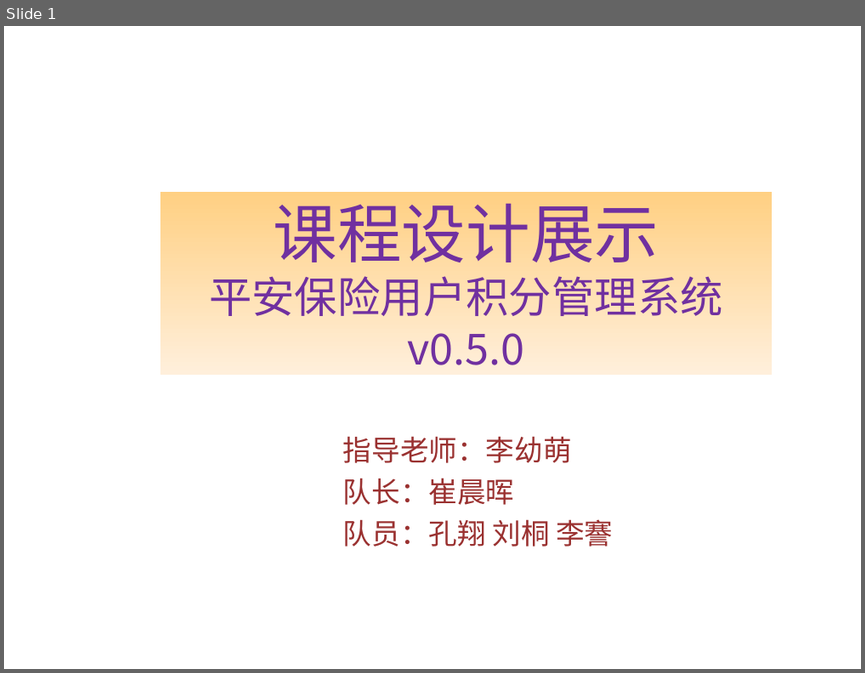
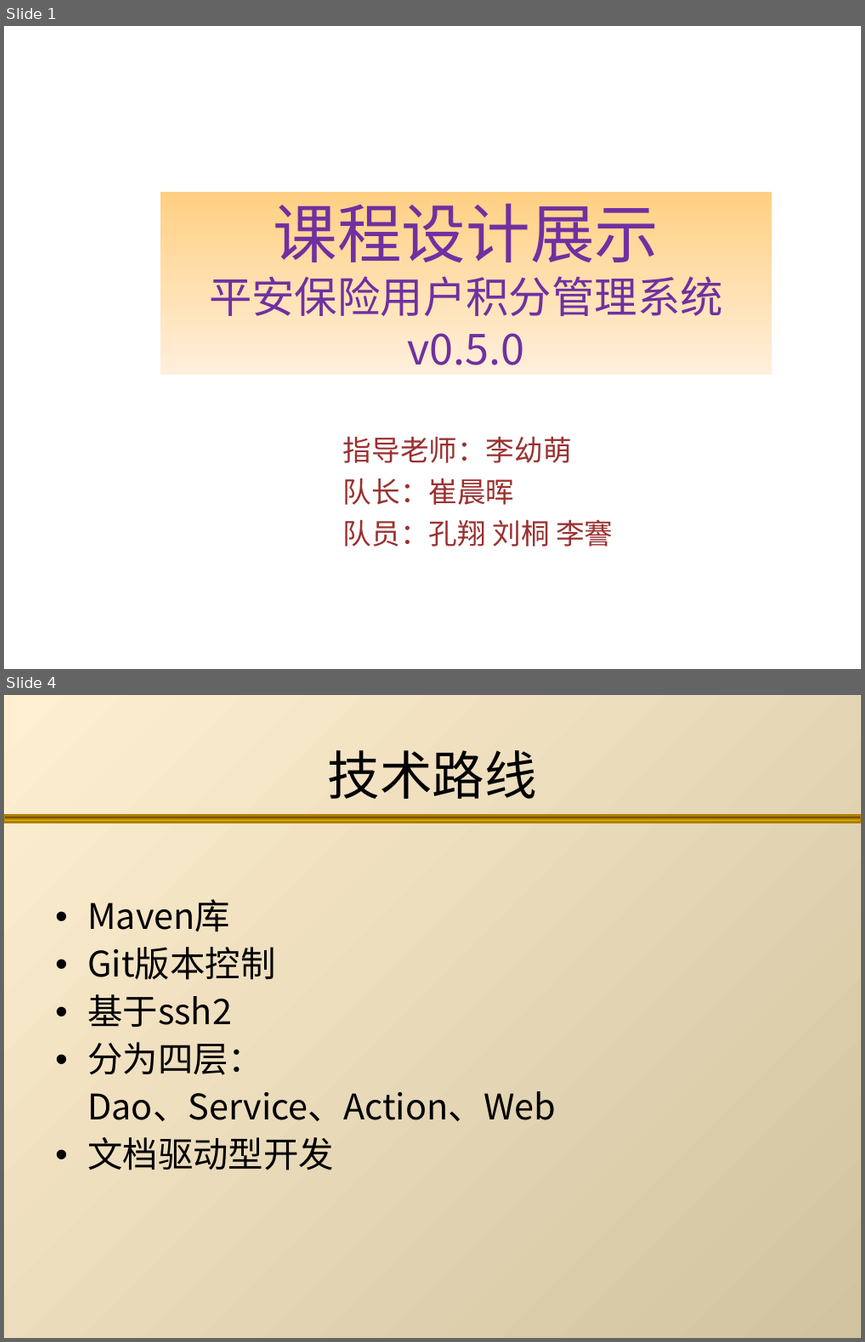
Before and after one commit to TJSS/CreditManage, a slide deck: 文档/积分管理.ppt. Shown one above the other, each under a label of ours: slide 1 before the commit, slides 1 and 4 after it; the slides between them are not shown. The pictures are 865x673 and 865x1342 pixels, drawn with LibreOffice and Linux fonts; fonts in the diff are those of the drawing; background and template pictures are left out. Boxes give left, top, right and bottom in pixels: in the first picture for what was removed or moved away, otherwise in the second. Text is boxed around its words. In the diff, an @@ line names an element or a change of style, - is before the commit and + after.

```diff
--- a/文档/积分管理.ppt
+++ b/文档/积分管理.ppt
@@ slide 4 added at [4,695,861,1338], background gradient #FFEFD1 to #D1C39F @@
@@ title added at [328,750,537,799], 44 pt, text #000000 @@
+技术路线
@@ rectangle added at [4,816,861,823], fill gradient #FFF200 to #4D0808, outline #B07E00 2.01 pt @@
@@ text added at [87,899,556,1170], 29.6 pt, text #000000 @@
+• Maven库
+• Git版本控制
+• 基于ssh2
+• 分为四层：
+Dao、Service、Action、Web
+• 文档驱动型开发
```
Also in this commit, not shown: 1 slide changed, 13 other slides added, 1 slide removed.
